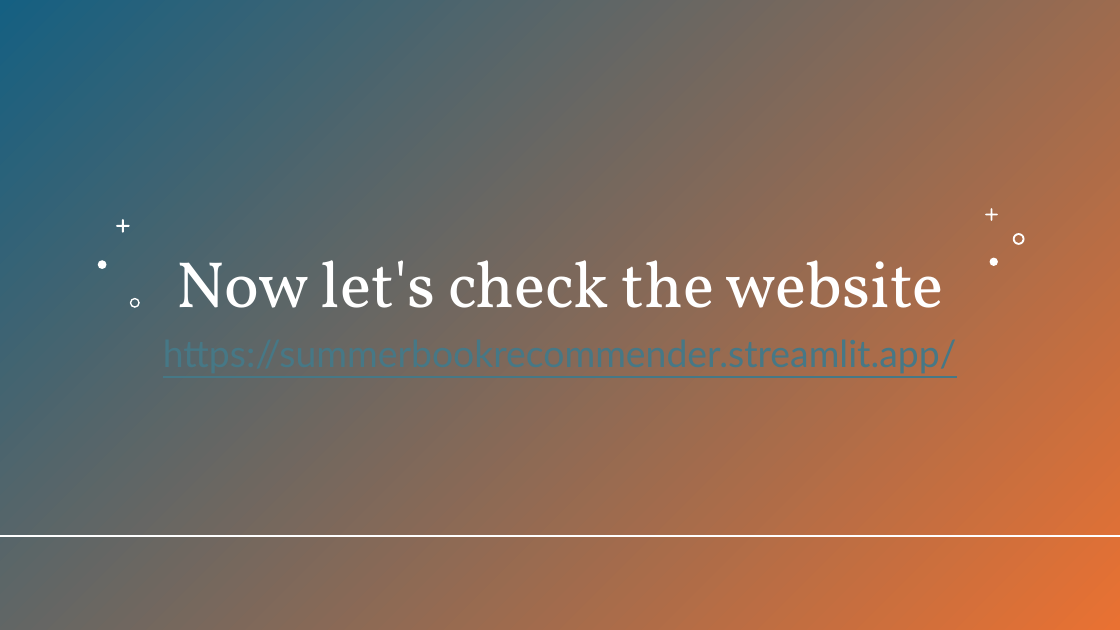
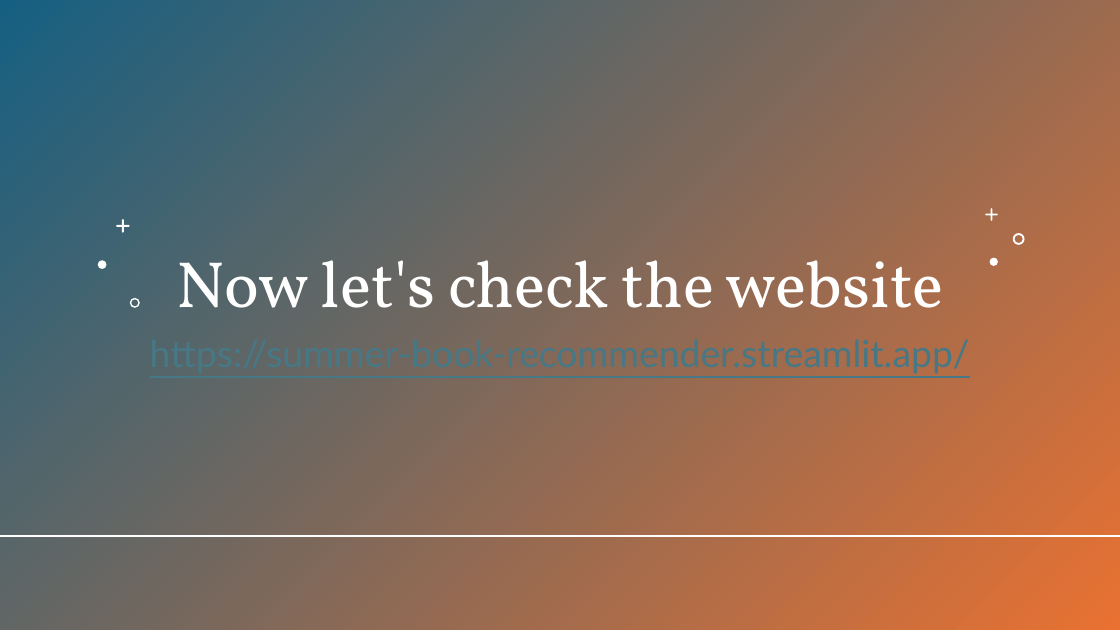
Before and after one commit to jordidiazc/FinalProject_IH, a slide deck: slide 9 of slides/Summer book recommender.pptx. Drawn at 1120x630 pixels with LibreOffice and Linux fonts; fonts in the diff are those of the drawing. Boxes give left, top, right and bottom in pixels: in the first picture for what was removed or moved away, otherwise in the second. Text is boxed around its words. In the diff, an @@ line names an element or a change of style, - is before the commit and + after.

```diff
--- a/slides/Summer book recommender.pptx
+++ b/slides/Summer book recommender.pptx
@@ subtitle at (150,335,970,375): text changed @@
-https://summerbookrecommender.streamlit.app/
+https://summer-book-recommender.streamlit.app/
```
Also in this commit, not shown: 1 other slide changed, 2 other files.
